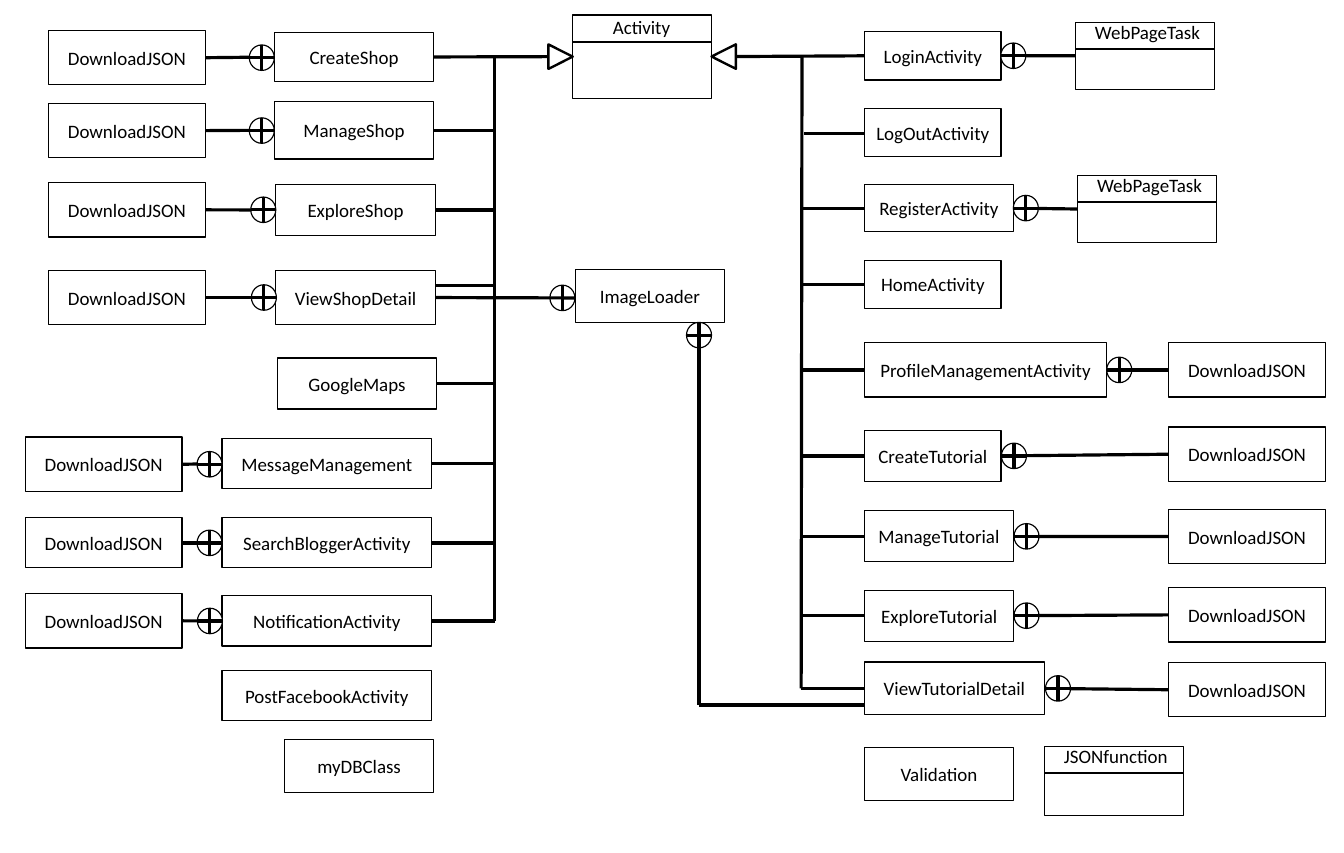
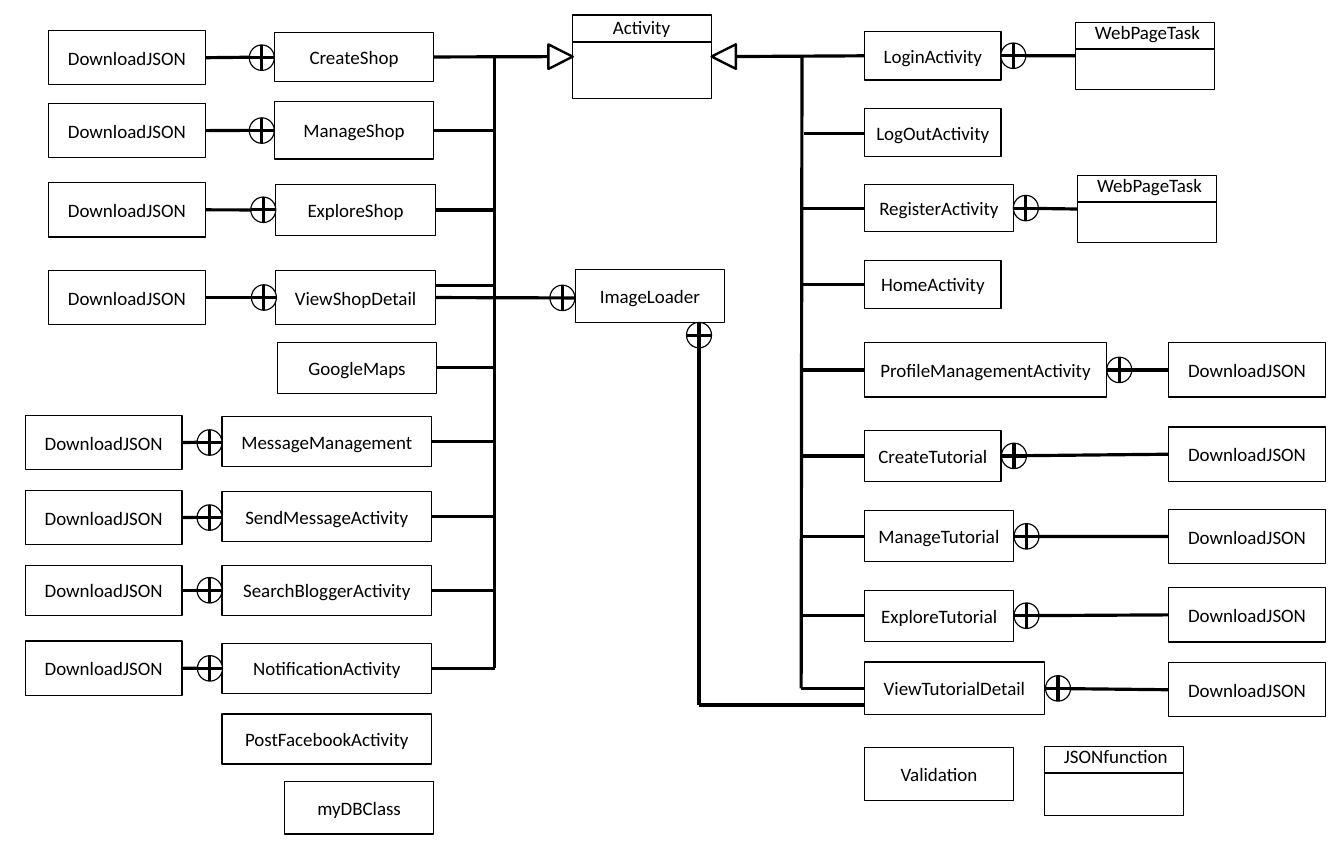
Before and after one commit to asciidaitoon/HanDIYcraft, a slide deck: slide 1 of Design/class diagram - Android.pptx. Drawn at 1344x853 pixels with LibreOffice and Linux fonts; fonts in the diff are those of the drawing. Boxes give left, top, right and bottom in pixels: in the first picture for what was removed or moved away, otherwise in the second. Text is boxed around its words. In the diff, an @@ line names an element or a change of style, - is before the commit and + after.

Commit message:
8.10.2014
update
- Activity Diagrams (both web and mobile)
- Class Diagram and description
- URS-SRS Traceability record (both web and mobile)

```diff
--- a/Design/class diagram - Android.pptx
+++ b/Design/class diagram - Android.pptx
@@ line moved from (495, 57) - (495, 621) to (495, 57) - (495, 669) @@
@@ rectangle "GoogleMaps" moved from (x1=278, y1=358, x2=437, y2=410) to (x1=278, y1=343, x2=437, y2=394) @@
@@ line moved from (437, 384) - (495, 384) to (437, 368) - (495, 368) @@
@@ 4 lines, 2 rectangles, 1 ellipse moved together from (x1=25, y1=437, x2=495, y2=492) to (x1=25, y1=415, x2=495, y2=470) @@
@@ rectangle added at (x1=25, y1=490, x2=182, y2=545), fill #FFFFFF, outline #000000 0.75 pt, 12 pt, text #000000 @@
+DownloadJSON
@@ ellipse added at (x1=197, y1=505, x2=222, y2=530), fill #FFFFFF, outline #000000 0.75 pt @@
@@ line added from (209, 530) to (209, 505), #000000 2 pt @@
@@ rectangle added at (x1=222, y1=492, x2=431, y2=542), fill #FFFFFF, outline #000000 0.75 pt, 12 pt, text #000000 @@
+SendMessageActivity
@@ line added from (182, 518) to (222, 517), #000000 2 pt @@
@@ line added from (197, 518) to (222, 518), #000000 2 pt @@
@@ line added from (431, 517) to (495, 517), #000000 2 pt @@
@@ 7 lines, 4 rectangles, 1 ellipse moved together from (x1=25, y1=518, x2=495, y2=649) to (x1=25, y1=566, x2=495, y2=696) @@
@@ 1 rectangle, 1 ellipse, 1 line moved together from (x1=197, y1=609, x2=431, y2=722) to (x1=197, y1=655, x2=431, y2=765) @@
@@ rectangle "myDBClass" moved from (x1=285, y1=740, x2=434, y2=792) to (x1=285, y1=782, x2=434, y2=834) @@
```
Also in this commit, not shown: 14 other files.
